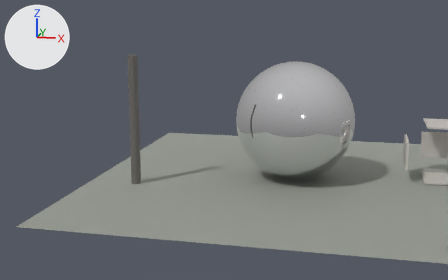
A saved change to the Blender file benchmarks/reference_corpus/scenes/world_sky_sky.blend.
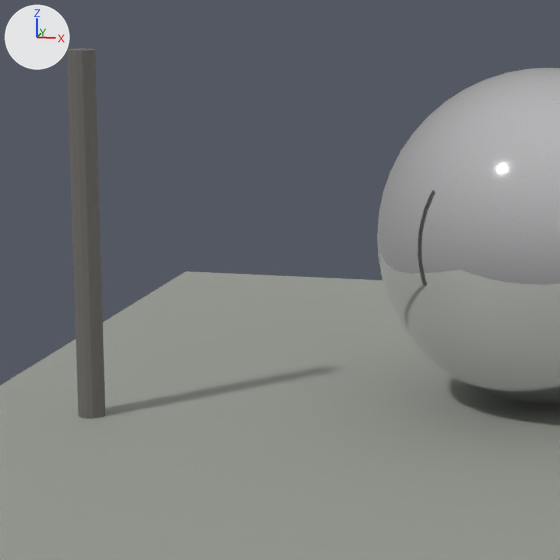
There are two pictures of each version: one whole from a camera (50 mm lens) standing at (0.87, -7.81, 2.14) and looking at (-0.98, 0.23, 0.41), one close up on the part from 23% to 67% of the width and 13% to 83% of the height. The lights are fixed; the arrows at upper left show +X, +Y and +Z. The last two pictures show the newer version.

Before the edit, the objects in view are built like this:
```python
me_cylinder = bpy.data.meshes.new('Cylinder')
me_cylinder.from_pydata(...)  # a 14-sided cylinder along z spanning x -0.06..0.06, y -0.06..0.06, z -0.8..0.8
me_cylinder.materials.append(mat_compasspostmat)  # dark grey #6c6965
me_plane = bpy.data.meshes.new('Plane')
me_plane.from_pydata([(-0.5, -0.5, 0.0), (0.5, -0.5, 0.0), (-0.5, 0.5, 0.0), (0.5, 0.5, 0.0)], [], [(0, 1, 3, 2)])
me_plane.materials.append(mat_deckgroundmat)  # grey #999e95
me_sphere = bpy.data.meshes.new('Sphere')
me_sphere.from_pydata(...)  # 1106 vertices, 1152 faces; spans x -0.75..0.75, y -0.75..0.75, z -0.75..0.75
me_sphere.polygons.foreach_set('use_smooth', [True] * 1152)
me_sphere.materials.append(mat_herospheremat)  # white #f3f3f6
ob_compasspost = bpy.data.objects.new('CompassPost', me_cylinder)
ob_compasspost.location = (-1.9, -0.7, 0.8)
ob_deckground = bpy.data.objects.new('DeckGround', me_plane)
ob_deckground.location = (0.0, 0.0, 0.0)
ob_deckground.scale = (5.0, 5.0, 1.0)
ob_herosphere = bpy.data.objects.new('HeroSphere', me_sphere)
ob_herosphere.location = (0.0, 0.0, 0.75)
```
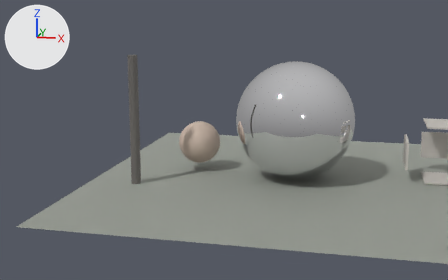
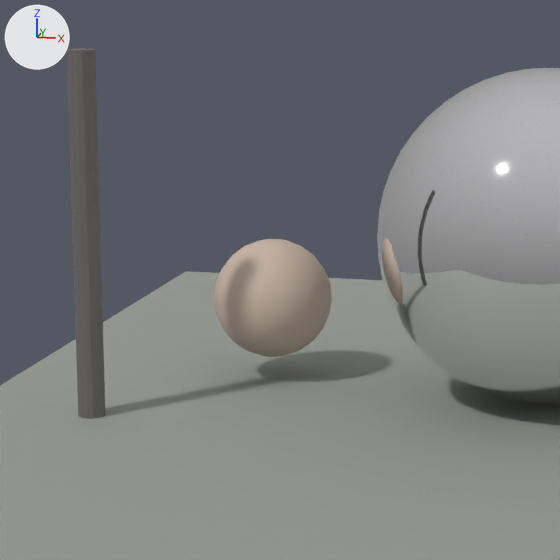
What differs and where, as boxes (x1, y1, x2, y2) in the close-ups (560 x 560 px):
'TerraceScalp', added (beige): after (214, 239, 332, 357)

What changed in the scene script:
```text
Add mat_terracescalpmat:
    mat_terracescalpmat = principled_material('TerraceScalpMat')
    mat_terracescalpmat.base_color = (0.58, 0.46, 0.38)  # beige #c8b5a6
    mat_terracescalpmat.roughness = 0.6
Add me_sphere_001:
    me_sphere_001.from_pydata(...)  # a UV sphere (24 segments, 12 rings, poles along z) spanning x -0.28..0.28, y -0.28..0.28, z -0.28..0.28
    me_sphere_001.polygons.foreach_set('use_smooth', [True] * 288)
    me_sphere_001.materials.append(mat_terracescalpmat)  # beige #c8b5a6
Add ob_terracescalp:
    ob_terracescalp = bpy.data.objects.new('TerraceScalp', me_sphere_001)
    ob_terracescalp.location = (-1.3, 0.15, 0.38)
```
